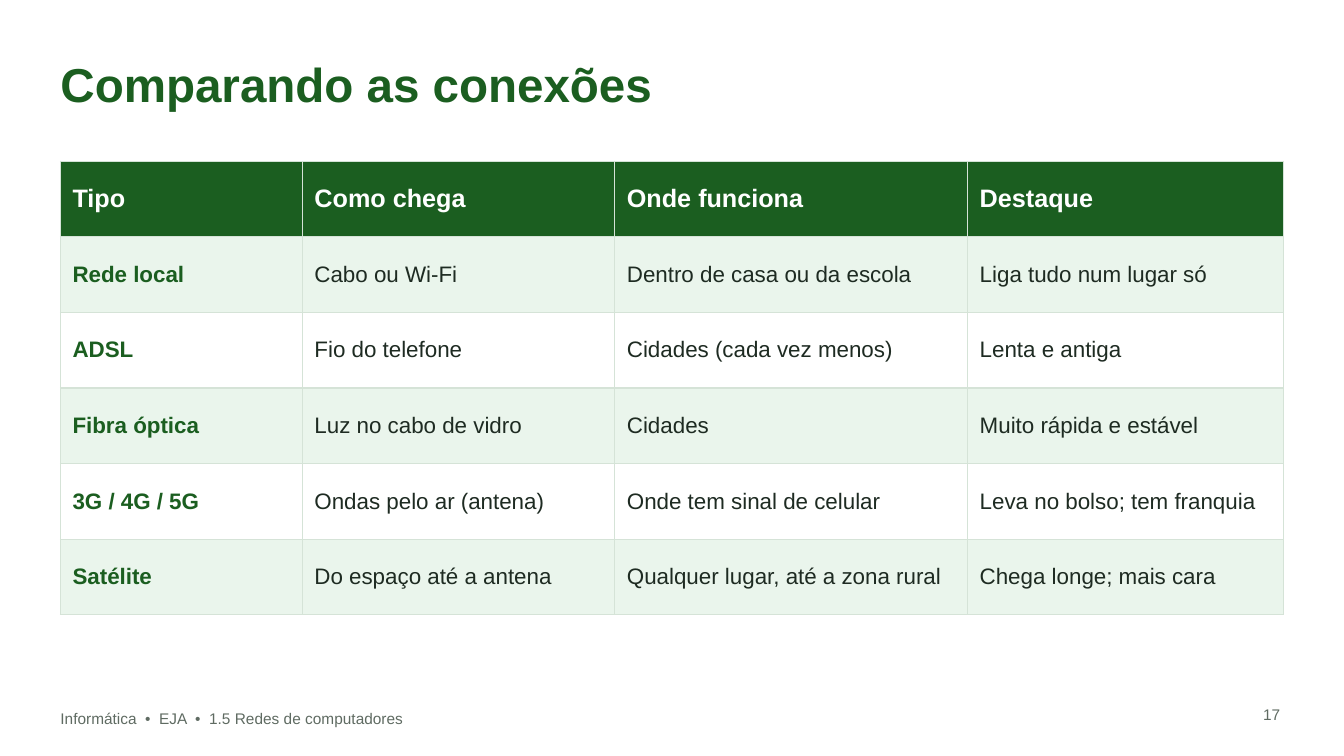
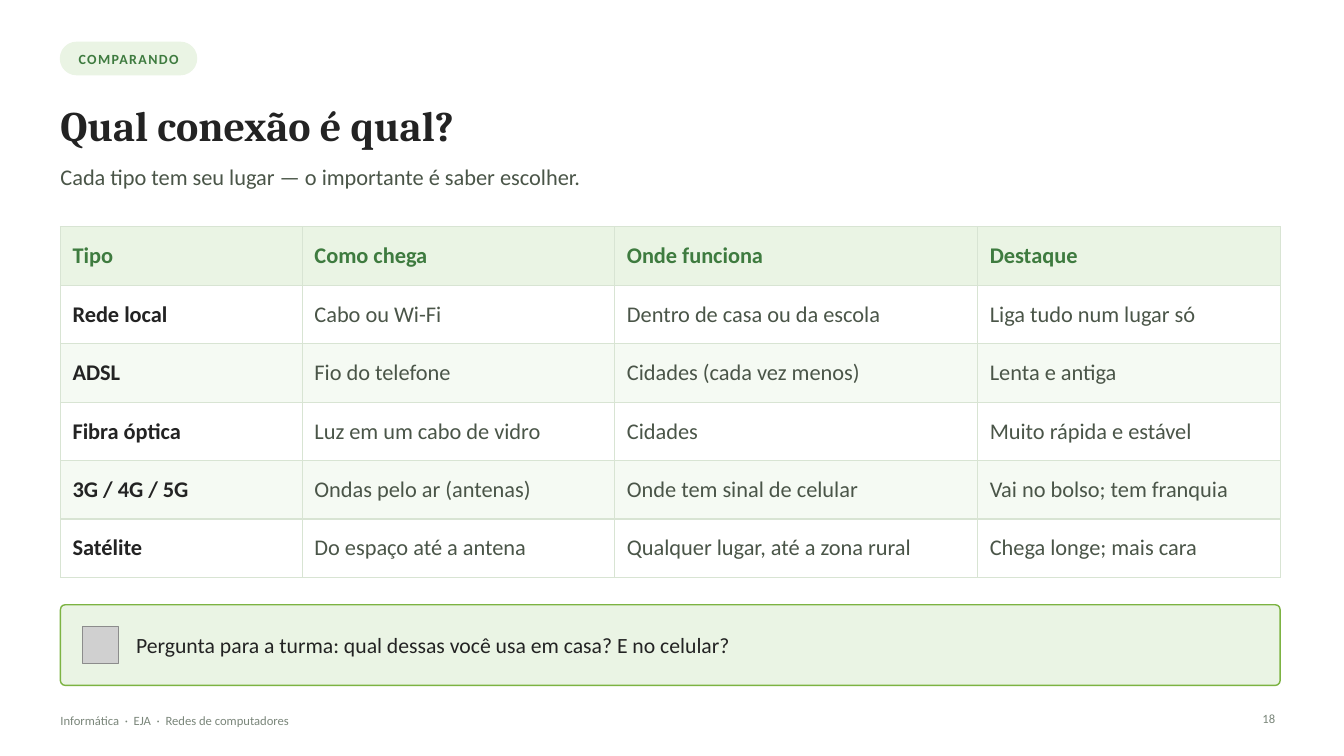
Before and after one commit to douglascsc/sobre, a slide deck: slide 18 of aulas/eja-redes/Redes_de_Computadores_EJA.pptx (slide 17 before the commit). Drawn at 1344x756 pixels with LibreOffice and Linux fonts; fonts in the diff are those of the drawing; grey boxes stand for pictures; background and template pictures are left out. Boxes give left, top, right and bottom in pixels: in the first picture for what was removed or moved away, otherwise in the second. Text is boxed around its words. In the diff, an @@ line names an element or a change of style, - is before the commit and + after.

```diff
--- a/aulas/eja-redes/Redes_de_Computadores_EJA.pptx
+++ b/aulas/eja-redes/Redes_de_Computadores_EJA.pptx
@@ rounded rectangle added at (x1=60, y1=42, x2=197, y2=75), fill #EAF4E4, outline #EAF4E4 1 pt @@
@@ text added at (x1=79, y1=55, x2=179, y2=64), 10 pt, text #3E7B3F, bold @@
+COMPARANDO
@@ title removed at (x1=60, y1=67, x2=652, y2=111) @@
-Comparando as conexões
@@ title added at (x1=60, y1=111, x2=454, y2=150), 30 pt, text #232323, bold @@
+Qual conexão é qual?
@@ text added at (x1=60, y1=169, x2=580, y2=189), 16 pt, text #4A5548 @@
+Cada tipo tem seu lugar — o importante é saber escolher.
@@ table at (x1=60, y1=227, x2=1280, y2=563) @@
-row 4, column 2: Luz no cabo de vidro
+row 4, column 2: Luz em um cabo de vidro
-row 5, column 2: Ondas pelo ar (antena)
+row 5, column 2: Ondas pelo ar (antenas)
-row 5, column 4: Leva no bolso; tem franquia
+row 5, column 4: Vai no bolso; tem franquia
@@ fill #1B5E20 to #EAF4E4 in row 1 @@
@@ fill #EAF5EC to #FFFFFF in 12 cells @@
@@ fill none to #F5FAF3 in 8 cells @@
@@ size 18 to 16 pt, text colour #FFFFFF to #3E7B3F in "Tipo", "Como chega", "Onde funciona", "Destaque" @@
@@ font Arial to Calibri in "Tipo", "Como chega", "Onde funciona", "Destaque" and 17 more places @@
@@ text colour #1B5E20 to #232323 in "Rede local", "ADSL", "Fibra óptica", "3G / 4G / 5G" and 1 more places @@
@@ text colour #1E2B22 to #4A5548 in "Cabo ou Wi-Fi", "Dentro de casa ou da escola", "Liga tudo num lugar só", "Fio do telefone" and 8 more places @@
@@ borders changed @@
@@ table resized from (x1=60, y1=161, x2=1284, y2=593) to (x1=60, y1=227, x2=1280, y2=563) @@
@@ rounded rectangle added at (x1=60, y1=605, x2=1280, y2=686), fill #EAF4E4, outline #7CB342 1 pt @@
@@ picture added at (x1=83, y1=627, x2=119, y2=663) @@
@@ text added at (x1=136, y1=638, x2=729, y2=657), 15.5 pt, text #232323 @@
+Pergunta para a turma: qual dessas você usa em casa? E no celular?
@@ text at (x1=60, y1=716, x2=289, y2=727): text changed; size 11 to 9 pt; font Arial to Calibri; text colour #5F6B62 to #7A867A @@
-Informática • EJA • 1.5 Redes de computadores
+Informática · EJA · Redes de computadores
@@ page number added at (x1=1262, y1=714, x2=1275, y2=723), 9 pt, text #7A867A @@
+18
@@ page number removed at (x1=1263, y1=709, x2=1280, y2=720) @@
-17
```
Also in this commit, not shown: 26 other slides changed, 2 slides added, 1 slide removed, 1 other file.
